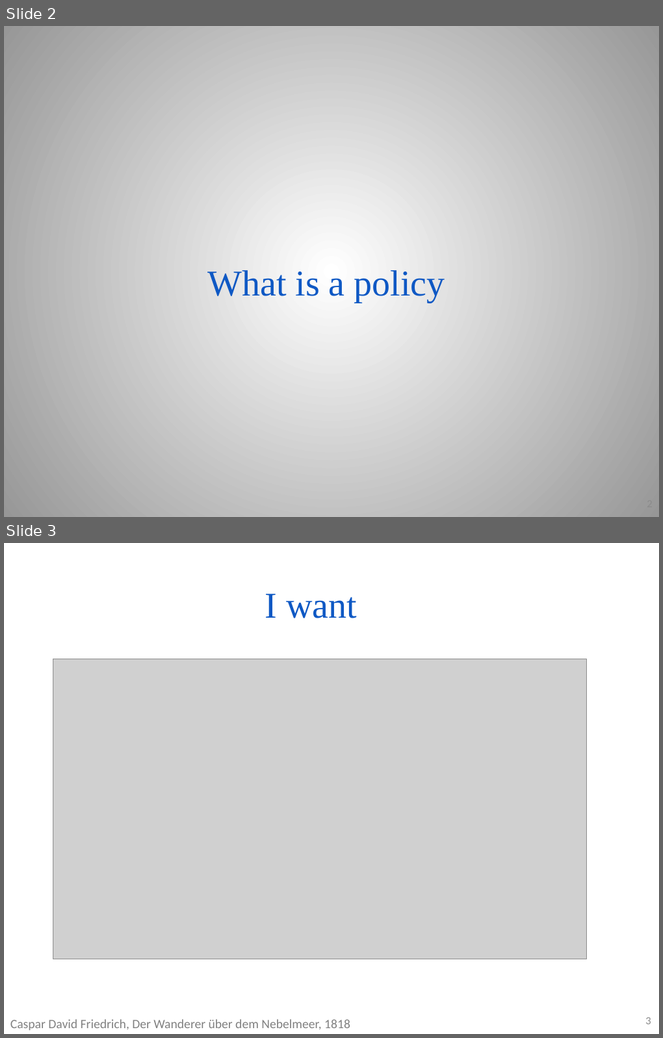
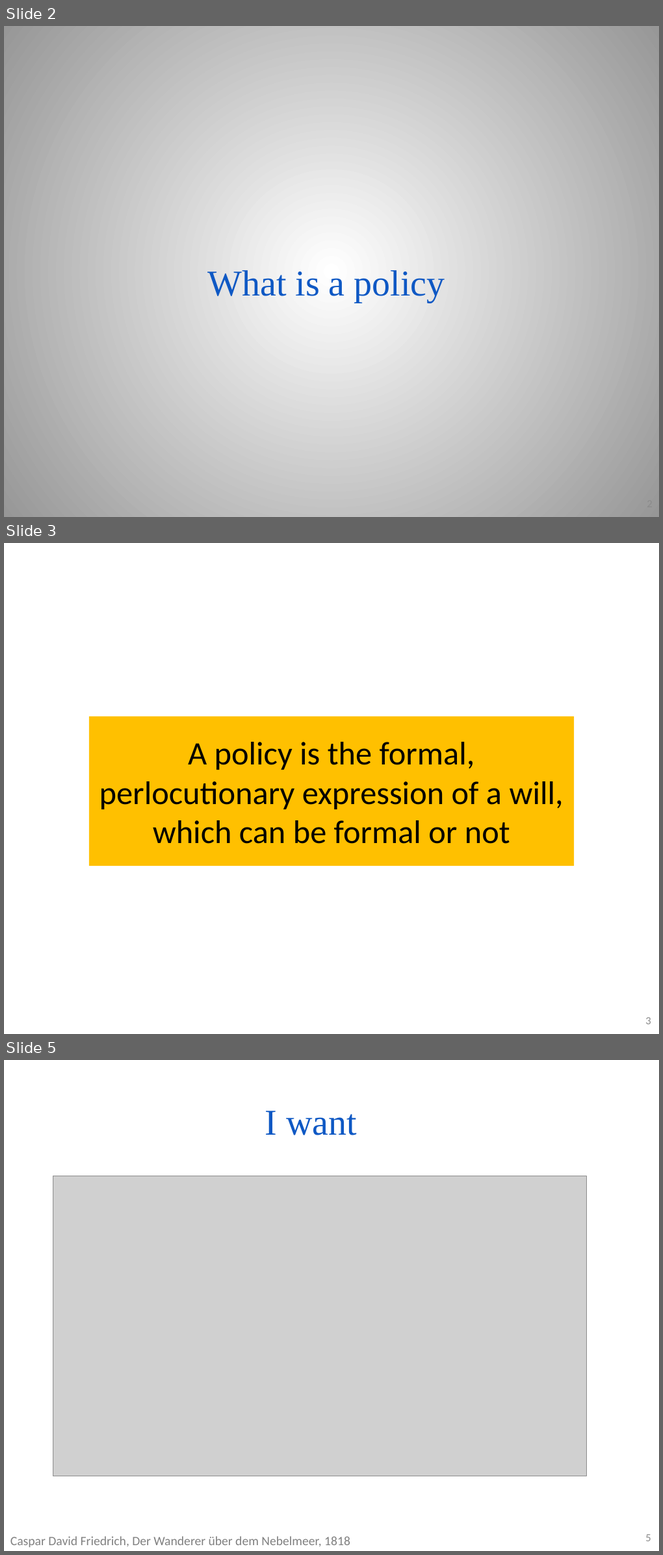
Before and after one commit to PoTr-KNoWS/odrl-tutorial, a slide deck: presentations/2026.05.10 Introduction to policies, policy languages and ODRL (Víctor).pptx. Shown one above the other, each under a label of ours: slides 2 and 3 before the commit, slides 2, 3 and 5 after it; the slides between them are not shown. The pictures are 663x1038 and 663x1555 pixels, drawn with LibreOffice and Linux fonts; fonts in the diff are those of the drawing; grey boxes stand for pictures; background and template pictures are left out. Boxes give left, top, right and bottom in pixels: in the first picture for what was removed or moved away, otherwise in the second. Text is boxed around its words. In the diff, an @@ line names an element or a change of style, - is before the commit and + after.

```diff
--- a/presentations/2026.05.10 Introduction to policies, policy languages and ODRL (Víctor).pptx
+++ b/presentations/2026.05.10 Introduction to policies, policy languages and ODRL (Víctor).pptx
@@ slide 3 added at [4, 543, 659, 1034], background #FFFFFF @@
@@ text added at [89, 717, 574, 866], fill #FFC000, 36 pt, text #000000 @@
+A policy is the formal, perlocutionary expression of a will, which can be formal or not
@@ page number added at [646, 1017, 651, 1025], 12 pt, text #8C8C8C @@
+3
@@ what was slide 3 is now slide 5 @@
@@ page number at [646, 1534, 651, 1542]: text changed @@
-3
+5
```
Also in this commit, not shown: 16 slides changed, 39 other slides added, 2 slides removed.
